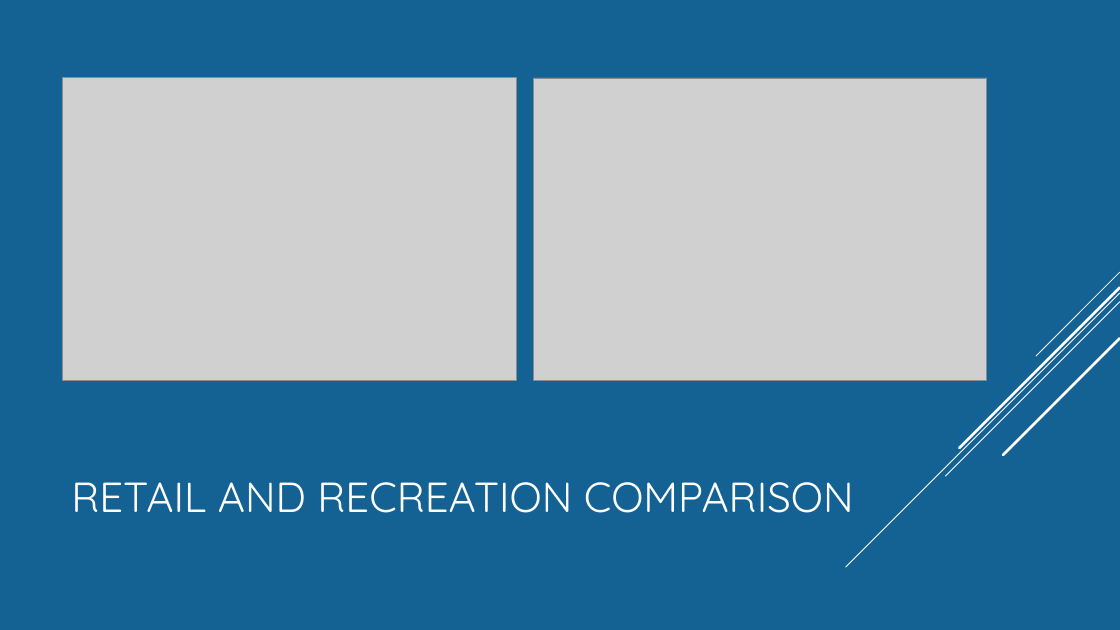
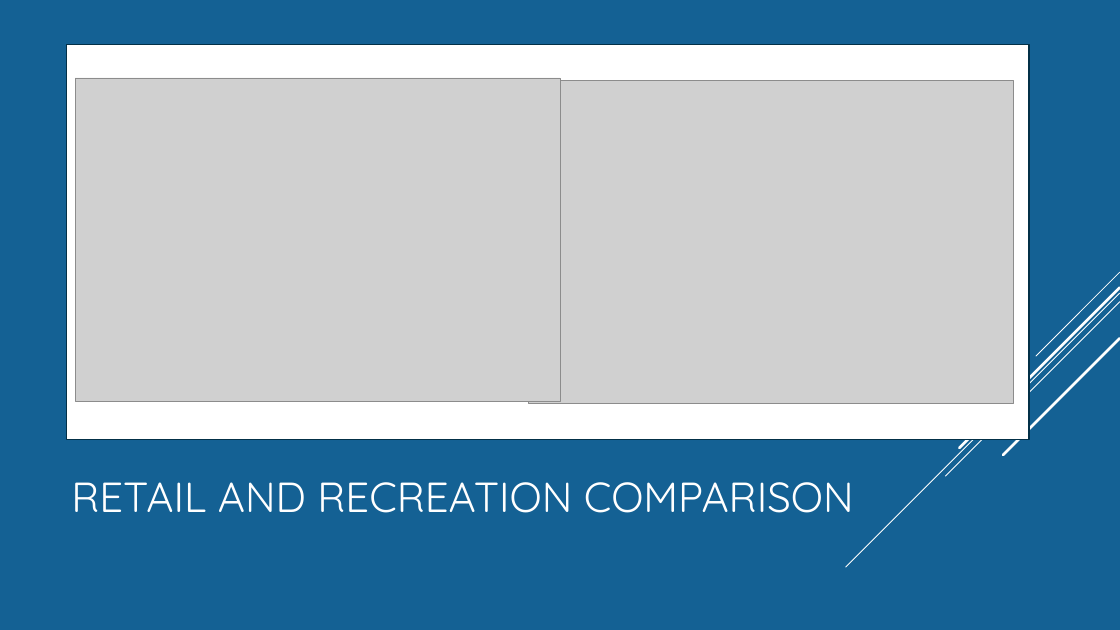
Before and after one commit to Munseaux/Pandemic-Movement, a slide deck: slide 10 of presentation.pptx (slide 11 before the commit). Drawn at 1120x630 pixels with LibreOffice and Linux fonts; fonts in the diff are those of the drawing; grey boxes stand for pictures. Boxes give left, top, right and bottom in pixels: in the first picture for what was removed or moved away, otherwise in the second. Text is boxed around its words. In the diff, an @@ line names an element or a change of style, - is before the commit and + after.

Commit message:
Add files via upload
updated presentation

```diff
--- a/presentation.pptx
+++ b/presentation.pptx
@@ rectangle added at (66, 45, 1029, 439), fill #FFFFFF, outline #043148 1.25 pt @@
@@ picture: place and size @@
-picture at (63, 78, 517, 381)
+picture at (76, 78, 560, 402)
@@ picture: place and size @@
-picture at (534, 78, 987, 381)
+picture at (528, 81, 1013, 404)
```
Also in this commit, not shown: 3 other slides changed, 1 slide removed.
